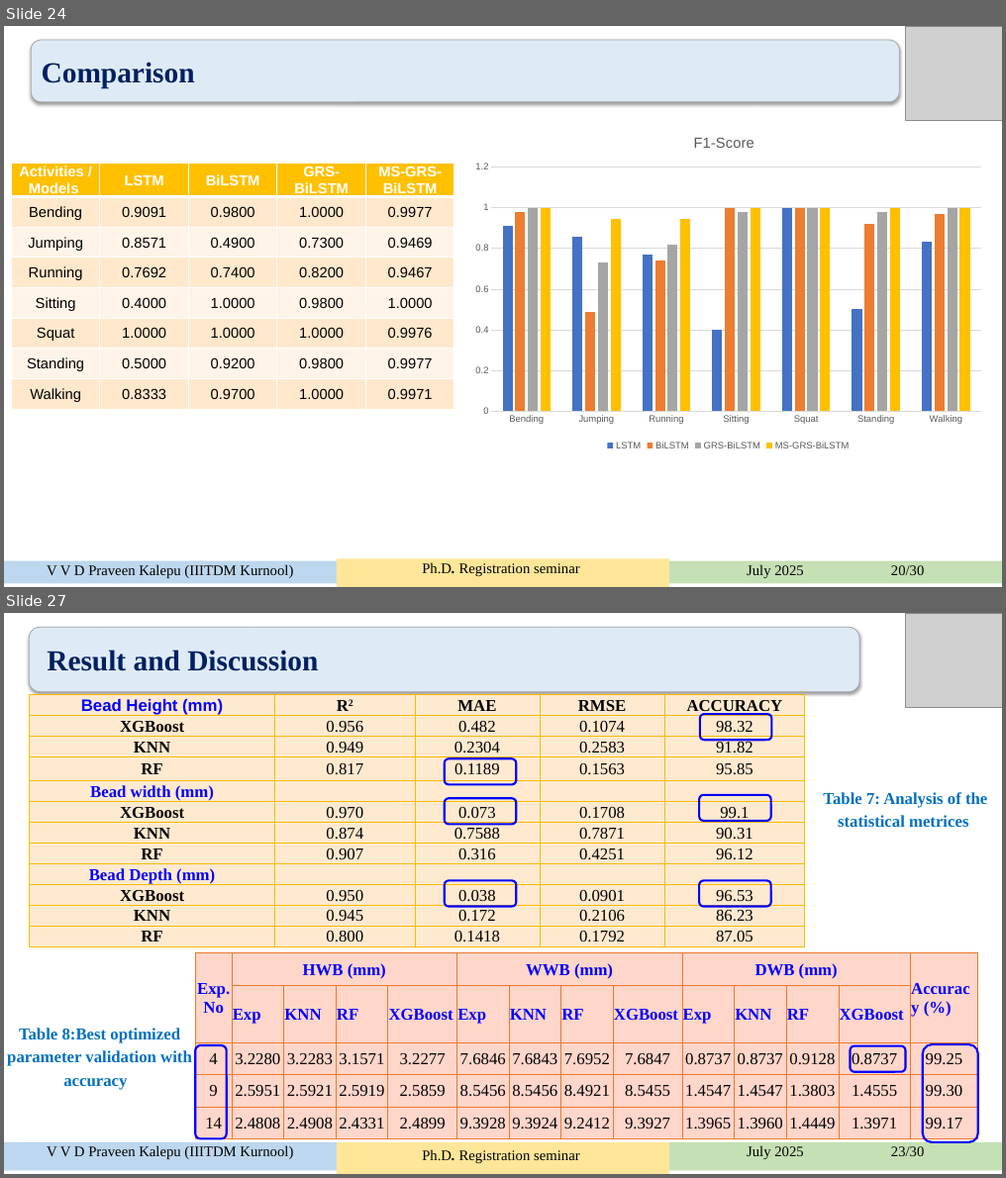
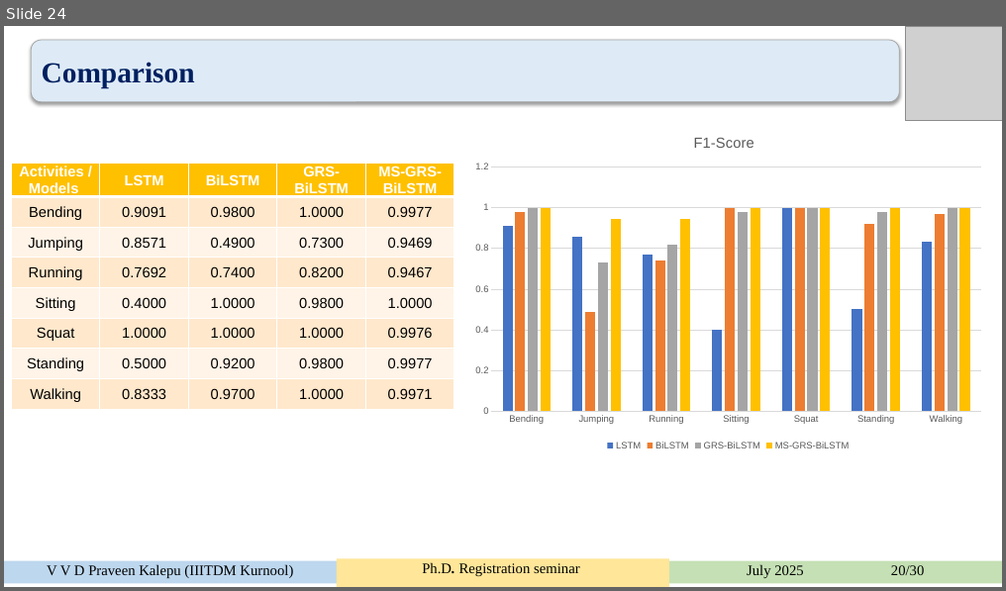
Before and after one commit to rishitmaurya/Human-Activity-Recognition, a slide deck: HAR_rishit.pptx. Shown one above the other, each under a label of ours: slides 24 and 27 before the commit, slide 24 after it; the slides between them are not shown. The pictures are 1006x1178 and 1006x591 pixels, drawn with LibreOffice and Linux fonts; fonts in the diff are those of the drawing; grey boxes stand for pictures. Boxes give left, top, right and bottom in pixels: in the first picture for what was removed or moved away, otherwise in the second. Text is boxed around its words. In the diff, an @@ line names an element or a change of style, - is before the commit and + after.

```diff
--- a/HAR_rishit.pptx
+++ b/HAR_rishit.pptx
@@ slide 27 removed at [4, 613, 1002, 1174], background #FFFFFF @@
@@ rounded rectangle removed at [30, 627, 859, 691] @@
-Result and Discussion
@@ picture removed at [905, 613, 1002, 707] @@
@@ table removed at [30, 694, 806, 947], 12 rows, 5 columns @@
-Bead Height (mm) | R2 | MAE | RMSE | ACCURACY
-XGBoost | 0.956 | 0.482 | 0.1074 | 98.32
-KNN | 0.949 | 0.2304 | 0.2583 | 91.82
-RF | 0.817 | 0.1189 | 0.1563 | 95.85
-Bead width (mm) |  |  |  | 
-XGBoost | 0.970 | 0.073 | 0.1708 | 99.1
-KNN | 0.874 | 0.7588 | 0.7871 | 90.31
-RF | 0.907 | 0.316 | 0.4251 | 96.12
-Bead Depth (mm) |  |  |  | 
-XGBoost | 0.950 | 0.038 | 0.0901 | 96.53
-KNN | 0.945 | 0.172 | 0.2106 | 86.23
-RF | 0.800 | 0.1418 | 0.1792 | 87.05
@@ rounded rectangle removed at [700, 714, 772, 741] @@
@@ rounded rectangle removed at [445, 759, 516, 785] @@
@@ rounded rectangle removed at [445, 799, 516, 825] @@
@@ rounded rectangle removed at [699, 795, 771, 821] @@
@@ text removed at [823, 792, 987, 827] @@
-Table 7: Analysis of the statistical metrices
@@ rounded rectangle removed at [445, 881, 516, 907] @@
@@ rounded rectangle removed at [699, 881, 771, 907] @@
@@ table removed at [196, 954, 981, 1140], 5 rows, 14 columns @@
-Exp. No | HWB (mm) |  |  |  | WWB (mm) |  |  |  | DWB (mm) |  |  |  | Accuracy (%)
- | Exp | KNN | RF | XGBoost | Exp | KNN | RF | XGBoost | Exp | KNN | RF | XGBoost | 
-4 | 3.2280 | 3.2283 | 3.1571 | 3.2277 | 7.6846 | 7.6843 | 7.6952 | 7.6847 | 0.8737 | 0.8737 | 0.9128 | 0.8737 | 99.25
-9 | 2.5951 | 2.5921 | 2.5919 | 2.5859 | 8.5456 | 8.5456 | 8.4921 | 8.5455 | 1.4547 | 1.4547 | 1.3803 | 1.4555 | 99.30
-14 | 2.4808 | 2.4908 | 2.4331 | 2.4899 | 9.3928 | 9.3924 | 9.2412 | 9.3927 | 1.3965 | 1.3960 | 1.4449 | 1.3971 | 99.17
@@ text removed at [7, 1028, 192, 1090] @@
-Table 8:Best optimized parameter validation with accuracy
@@ rounded rectangle removed at [196, 1046, 227, 1140] @@
@@ rounded rectangle removed at [849, 1047, 905, 1072] @@
@@ rounded rectangle removed at [923, 1045, 978, 1143] @@
@@ freeform shape removed at [4, 1143, 337, 1171] @@
-V V D Praveen Kalepu (IIITDM Kurnool)
@@ freeform shape removed at [337, 1143, 668, 1171] @@
-Progressive seminar
@@ freeform shape removed at [337, 1146, 668, 1174] @@
-Ph.D. Registration seminar
@@ freeform shape removed at [669, 1143, 1002, 1171] @@
-July 2025 23/30
```
Also in this commit, not shown: 4 slides changed, 4 other slides removed, 5 other files.
